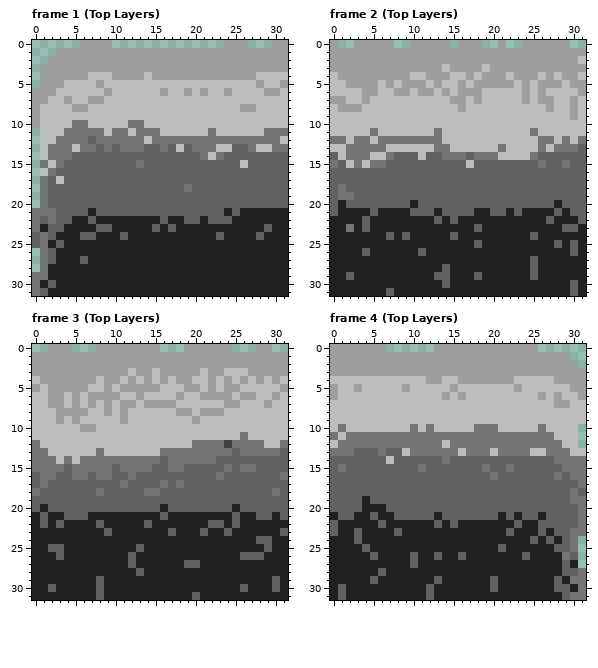
One commit to this pixel-art file: dots/Aseprite drawings/TileSheet.aseprite. The picture above was drawn from the file before the commit.
32x32 pixels, 24 frames. Shown: frame 1 (Top Layers), frame 2 (Top Layers), frame 3 (Top Layers), frame 4 (Top Layers). The commit also changed other frames, which this record leaves out.
Once edited:
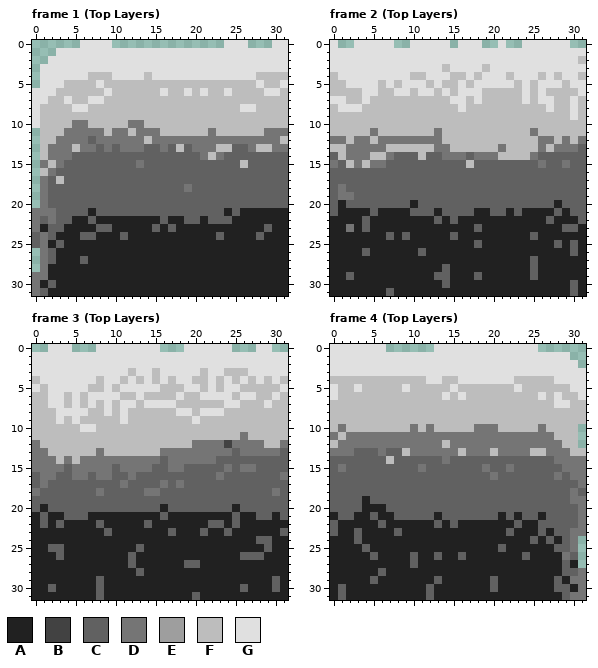
Palette (. is transparent): A #212121  B #424242  C #616161  D #757575  E #9e9e9e  F #bdbdbd  G #e0e0e0
The exact change:
Frame 1 (Top Layers):
Colour E becomes colour G in row 0 at x 6 to 9, 24 to 26 and 30 to 31; in row 1 at x 3 to 31; in row 2 at x 2 to 31; in row 3 at x 1 to 31; in row 4 at x 1 to 6, 10 to 13 and 15 to 27; in row 5 at x 1 to 3, 8, 28 and 31.
Colour E becomes colour G in row 6 at x 0 to 2, 9, 16, 19, 21, 24 and 29 to 30; in row 7 at x 0 to 1, 4 and 7 to 8; in row 8 at x 0, 5 to 6 and 26 to 27; in rows 9 to 10 at x 0.
Frame 2 (Top Layers):
Colour E becomes colour G in row 0 at x 0, 3 to 7, 10 to 14, 16 to 18, 21 and 24 to 29; in row 1 at x 0 to 31; in row 2 at x 0 to 30; in row 3 at x 0 to 13, 15 to 18 and 20 to 31; in row 4 at x 1 to 9, 12 to 14, 17, 19 to 21, 23 to 25, 27 and 29 to 30; in row 5 at x 2 to 5, 7, 9 to 11, 13, 16, 18 to 22, 24, 26 to 28 and 30 to 31.
Colour E becomes colour G in row 6 at x 4 to 5, 8 to 9, 11 to 12, 14, 16 to 18, 24, 26 and 31; in row 7 at x 0 to 1, 4, 15 to 16, 18, 24, 26 to 27 and 30; in row 8 at x 1 to 3, 16, 27 and 30; in row 9 at x 30.
Frame 3 (Top Layers):
Colour E becomes colour G in row 0 at x 2 to 4, 8 to 15, 19 to 24 and 28 to 29; in rows 1 to 2 at x 0 to 31; in row 3 at x 0 to 11, 13 to 14, 16 to 20, 22 to 23 and 27 to 31; in row 4 at x 1 to 7, 9 to 10, 12, 14, 16, 18 to 19, 22, 24, 26, 28 and 30; in row 5 at x 0, 2 to 6, 9, 11 to 15, 19 to 20, 22, 24 to 25 and 31; in row 6 at x 2 to 3, 5, 7 to 10, 13, 18, 21 to 24, 26 to 27 and 30.
Colour E becomes colour G in row 7 at x 2 to 3, 5, 7, 9, 11 to 12, 14 to 17, 24 to 25 and 29; in row 8 at x 3 to 6, 9, 11, 18 to 19 and 21 to 23; in row 9 at x 3, 5, 11 and 20; in row 10 at x 6 to 7.
Frame 4 (Top Layers):
Colour E becomes colour G in row 0 at x 0 to 6 and 13 to 25; in row 1 at x 0 to 29; in row 2 at x 0 to 30; in row 3 at x 0 to 31; in row 4 at x 12 to 13, 16 to 22 and 28 to 31; in row 5 at x 0, 3, 9, 15, 23 and 30 to 31.
Colour E becomes colour G in row 6 at x 0, 14, 16, 26, 28 and 31; in row 7 at x 28 to 29.
Where, in picture pixels (left, top, right, bottom), the same in both pictures:
changed: (32, 40, 288, 128)
changed: (330, 40, 586, 120)
changed: (32, 344, 288, 432)
changed: (330, 344, 586, 408)
